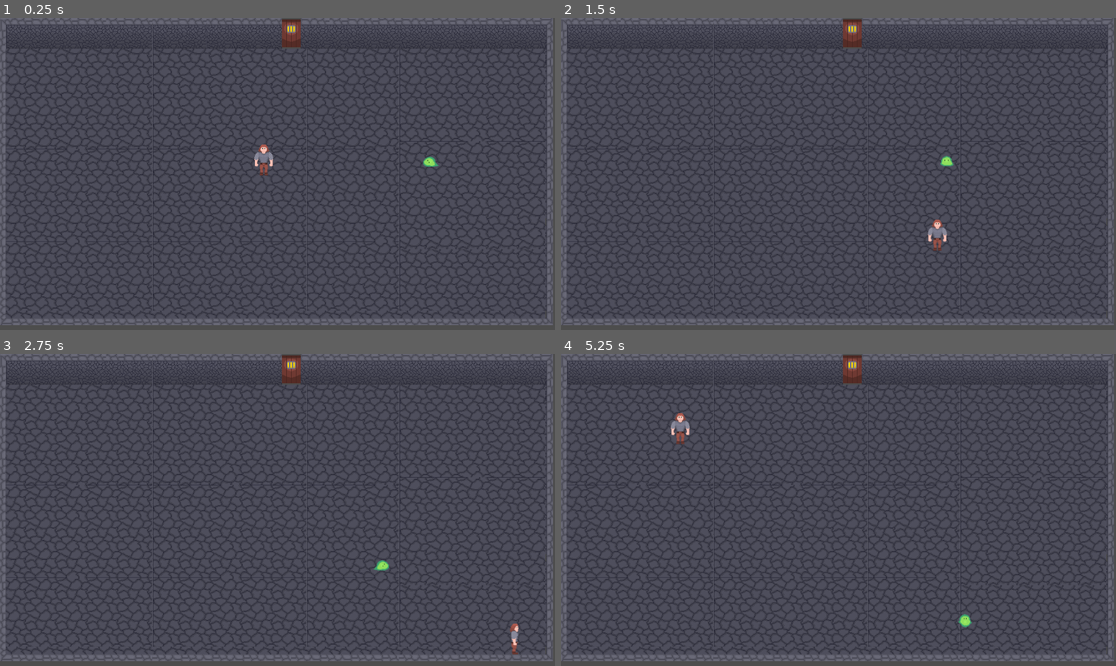
Above: before the commit, frames 1-4 (two rows, left to right).
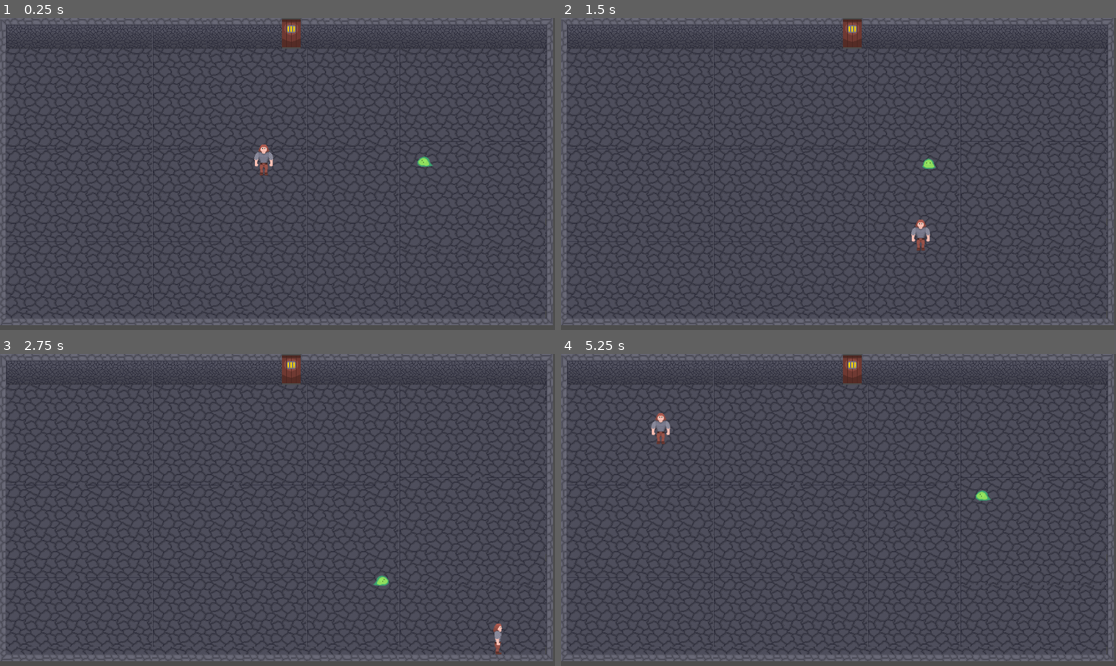
Above: after the commit, the same moments.

Repository: EsderJ10/proyecto-lqs
Game: Godot game, scene res://Scenes/test_room.tscn
The game is run twice, just before and just after one commit, with the same random seed, the same clock (stepped at 60 frames per second) and the same inputs.
Inputs:
- Up to frame 1 (0.25 s): no input
- Up to frame 2 (1.5 s): hold Right (move_right) 0.53-1.28 s; tap E (player_attack) at 0.6 s; hold Down (move_down) from 1.28 s (still down); tap Space (player_dash) at 1.35 s
- Up to frame 3 (2.75 s): release Down (move_down) at 2.03 s; hold Right (move_right) from 2.03 s (still down); tap E (player_attack) at 2.1 s
- Up to frame 4 (5.25 s): release Right (move_right) at 2.78 s; hold Up (move_up) 2.78-3.53 s; tap Space (player_dash) at 2.85, 4.35 s; hold Left (move_left) 3.53-5.03 s; tap E (player_attack) at 3.6, 5.1 s; hold Down (move_down) from 5.03 s (still down)

The runs differ from the first frame. In frame 1, less than 0.1% of the frame differs, in the area x 75-80%, y 44-48%; in frame 2, 0.5%; in frame 3, 0.3%; in frame 4, 0.5%, in the area x 16-78%, y 18-88%.

Commit message:
Improved logic, gameplay and responsiveness to player actions of slime #9

Diff:
--- a/Scripts/Character/player.gd
+++ b/Scripts/Character/player.gd
@@ -1,6 +1,6 @@
 extends CharacterBody2D
 
-# Parameters
+# Properties
 @export var speed: int = 421
 @export var acceleration: float = 0.5
 @export var friction: float = 0.7
--- a/Scripts/Enemies/slime.gd
+++ b/Scripts/Enemies/slime.gd
@@ -1,59 +1,77 @@
 extends CharacterBody2D
 
+# Properties
 @export var speed: int = 157
 @export var health_points: int = 5
 @export var knockback_force: float = 200.0
 @export var stun_time: float = 0.2
+@export var follow_smoothing: float = 5.0
+@export var max_speed: int = 211
 
+# Nodes references
 @onready var animated_sprite: AnimatedSprite2D = $AnimatedSprite2D
 @onready var detection_area: Area2D = $DetectionArea
 @onready var collision_shape: CollisionShape2D = $DetectionArea/CollisionShape2D
 @onready var stun_timer: Timer = $StunTimer
 
+# State variables
 var is_dead: bool = false
 var player_in_area: bool = false
 var player: Node2D = null
 var is_stunned: bool = false
+var target_velocity: Vector2 = Vector2.ZERO
 
 func _ready() -> void:
 	is_dead = false
+	stun_timer.wait_time = stun_time
 
 func _physics_process(delta: float) -> void:
 	if is_dead or is_stunned:
+		# Apply the friction when stunned
+		if is_stunned:
+			velocity = velocity.lerp(Vector2.ZERO, 0.1)
+			move_and_slide()
 		return
 
-	if not is_dead:
-		collision_shape.disabled = false
-		if player_in_area and player:
-			# Dirección relativa del personaje/jugador
-			var direction_to_player = (player.position - position).normalized()
-			velocity += direction_to_player * speed * delta
-			move_and_slide()
-			# Actualizar la animación según la posición relativa del personaje/jugador
-			_update_animation(direction_to_player)
+	if player_in_area and player:
+		chase_player(delta)
 	else:
-		collision_shape.disabled = true
+		# Slow down when not chasing the player
+		velocity = velocity.lerp(Vector2.ZERO, 0.2)
 
-func _update_animation(direction: Vector2) -> void:
-	# Comprobamos si hay que moverse vertical u horizontalmente
+	move_and_slide()
+	update_animation()
+
+func chase_player(delta: float) -> void:
+	var direction_to_player = (player.position - position).normalized()
+	target_velocity = direction_to_player * speed
+
+	# Smooth interpolation of current velocity toward target velocity
+	velocity = velocity.lerp(target_velocity, delta * follow_smoothing)
+
+	# Apply max speed
+	if velocity.length() > max_speed:
+		velocity = velocity.normalized() * max_speed
+
+func update_animation() -> void:
+	if is_dead or is_stunned:
+		return
+
+	# Determine the animation direction based on movement
+	animated_sprite.play(get_direction_name(velocity))
+
+func get_direction_name(direction: Vector2) -> String:
+	# Get the cardinal direction name based on vector2
 	if abs(direction.x) > abs(direction.y):
-		if direction.x > 0:
-			animated_sprite.play("right")
-		else:
-			animated_sprite.play("left")
+		return "right" if direction.x > 0 else "left"
 	else:
-		if direction.y > 0:
-			animated_sprite.play("down")
-		else:
-			animated_sprite.play("up")
+		return "down" if direction.y > 0 else "up"
 
-# Personaje/jugador entra en el area
 func _on_detection_area_body_entered(body: Node2D) -> void:
 	if body.has_method("player"):
 		player_in_area = true
 		player = body
 
-# Personaje/jugador sale del area
 func _on_detection_area_body_exited(body: Node2D) -> void:
 	if body.has_method("player"):
 		player_in_area = false
@@ -62,29 +80,32 @@
 func take_damage(damage_received: int) -> void:
 	health_points -= damage_received
 
+	if health_points <= 0:
+		die()
+		return
+
+	apply_knockback()
+	apply_stun()
+
+func apply_knockback() -> void:
 	if player:
 		var knockback_direction = (position - player.position).normalized()
 		velocity = knockback_direction * knockback_force
-		move_and_slide()
 
-		is_stunned = true
-		stun_timer.start()
-
-		animated_sprite.modulate = Color(1,0.5,0.5)		# TODO: Add VFX to show it
-
-		if health_points <= 0:
-			die()
+func apply_stun() -> void:
+	is_stunned = true
+	animated_sprite.modulate = Color(1, 0.5, 0.5)  # TODO: Change for VFX
+	stun_timer.start()
 
 func _on_stun_timer_timeout() -> void:
 	is_stunned = false
-	animated_sprite.modulate = Color(1,1,1)		# TODO: Remove when added VFX
+	animated_sprite.modulate = Color(1, 1, 1)  # TODO: Change when VFX added
 
 func die() -> void:
 	is_dead = true
-	collision_shape.disabled = true
+	collision_shape.set_deferred("disabled", true)
 
-	# TODO: Modify for death animation
-
+	# TODO: Change for Fade out effect with VFX, not manually
 	var tween = create_tween()
-	tween.tween_property(animated_sprite, "modulate", Color(1,1,1,0), 0.5)
+	tween.tween_property(animated_sprite, "modulate", Color(1, 1, 1, 0), 0.5)
 	tween.tween_callback(queue_free)
